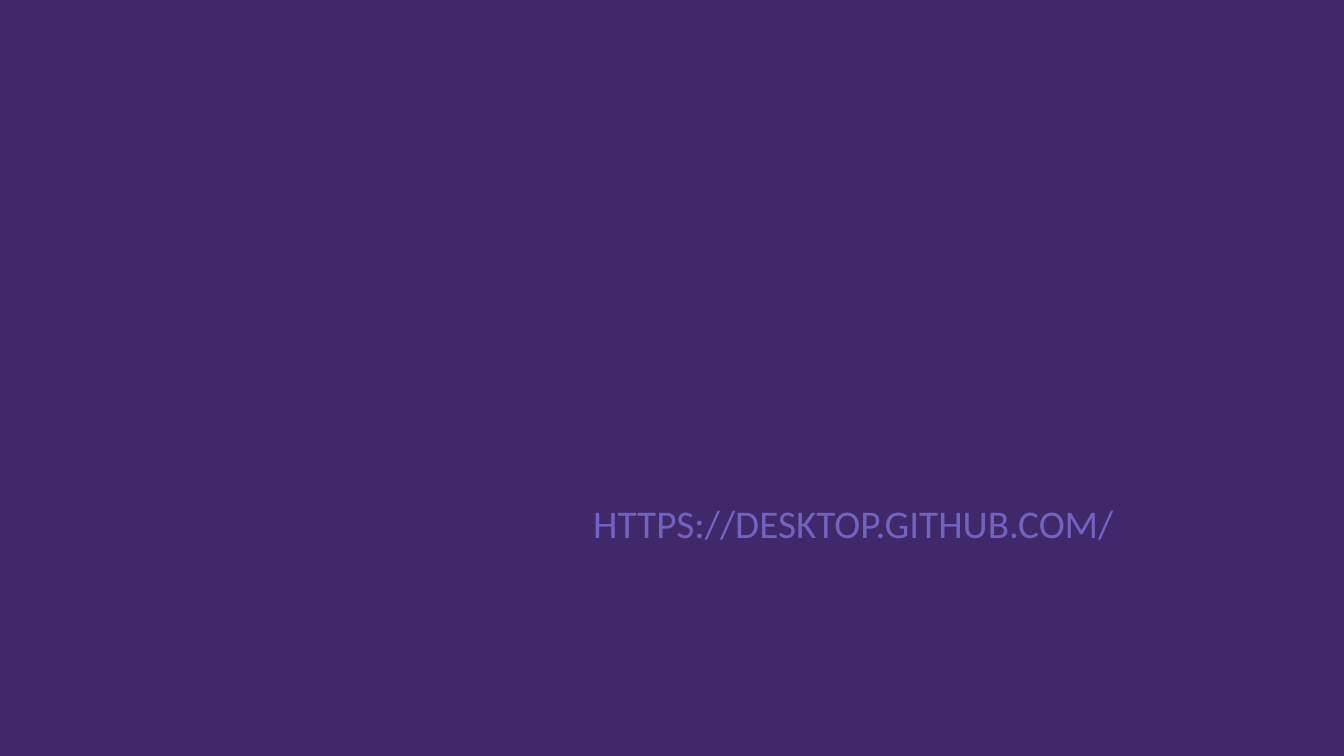
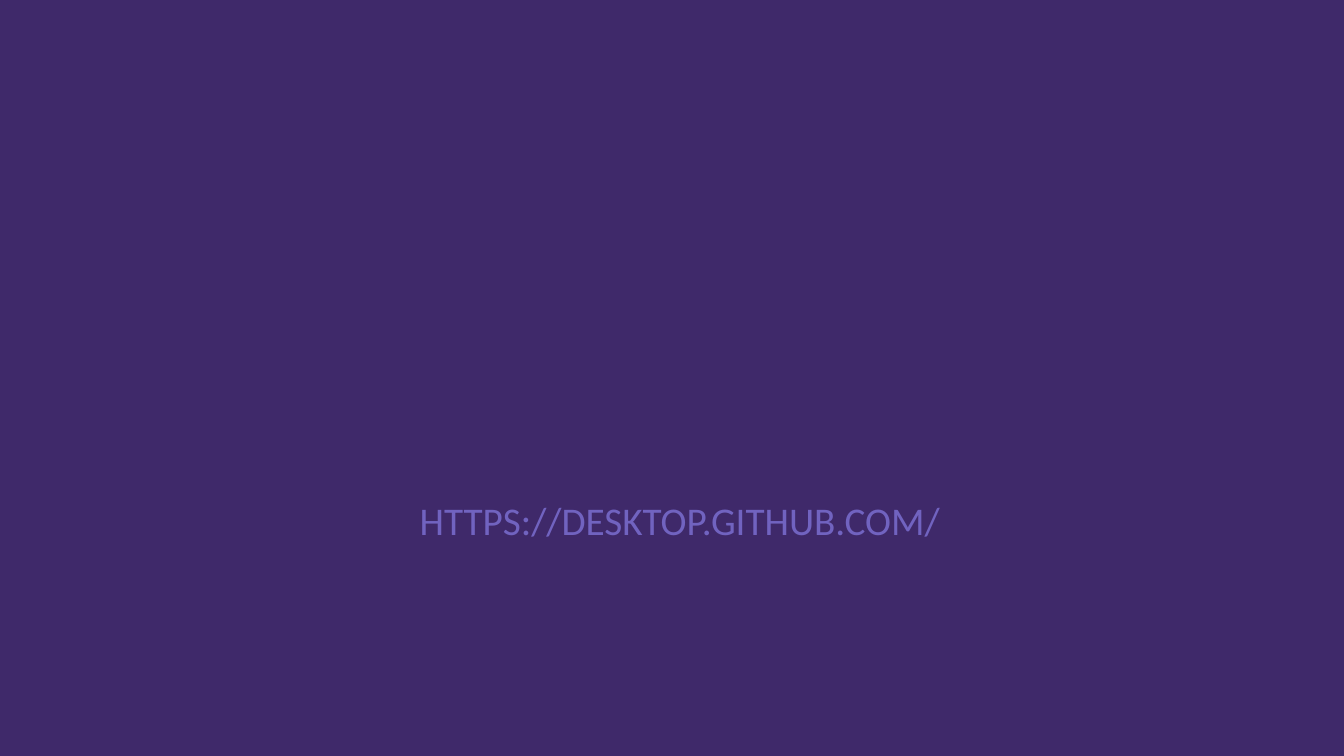
Before and after one commit to ArtemKlym/git_presentation, a slide deck: slide 3 of Git_1 part.pptx. Drawn at 1344x756 pixels with LibreOffice and Linux fonts; fonts in the diff are those of the drawing; background and template pictures are left out. Boxes give left, top, right and bottom in pixels: in the first picture for what was removed or moved away, otherwise in the second. Text is boxed around its words. In the diff, an @@ line names an element or a change of style, - is before the commit and + after.

Commit message:
Update 1.1 Git_1part.pptx

```diff
--- a/Git_1 part.pptx
+++ b/Git_1 part.pptx
@@ subtitle "HTTPS://DESKTOP.GITHUB.COM/": place and size @@
-subtitle "HTTPS://DESKTOP.GITHUB.COM/" at [593,511,1113,540]
+subtitle "HTTPS://DESKTOP.GITHUB.COM/" at [420,508,940,537]
```
